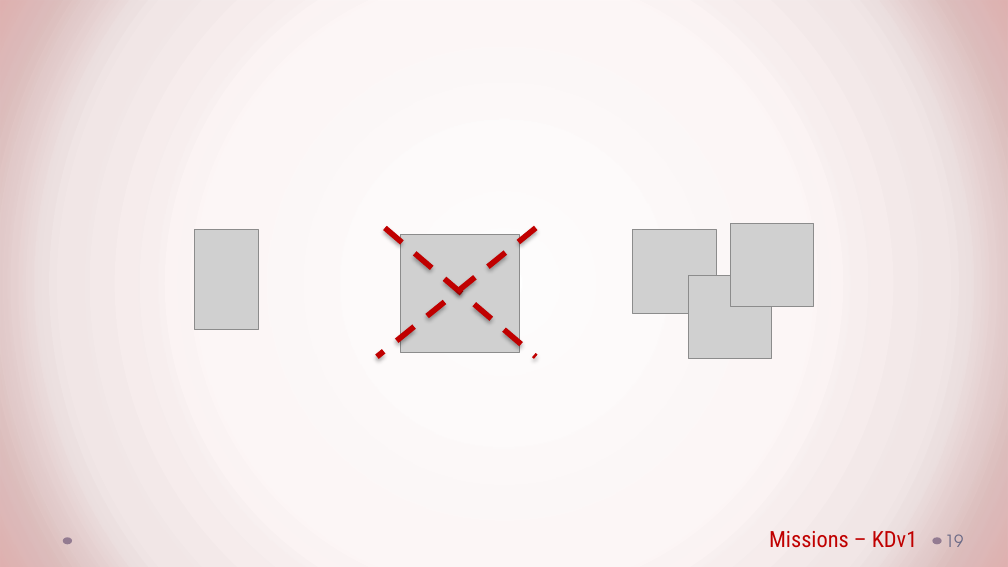
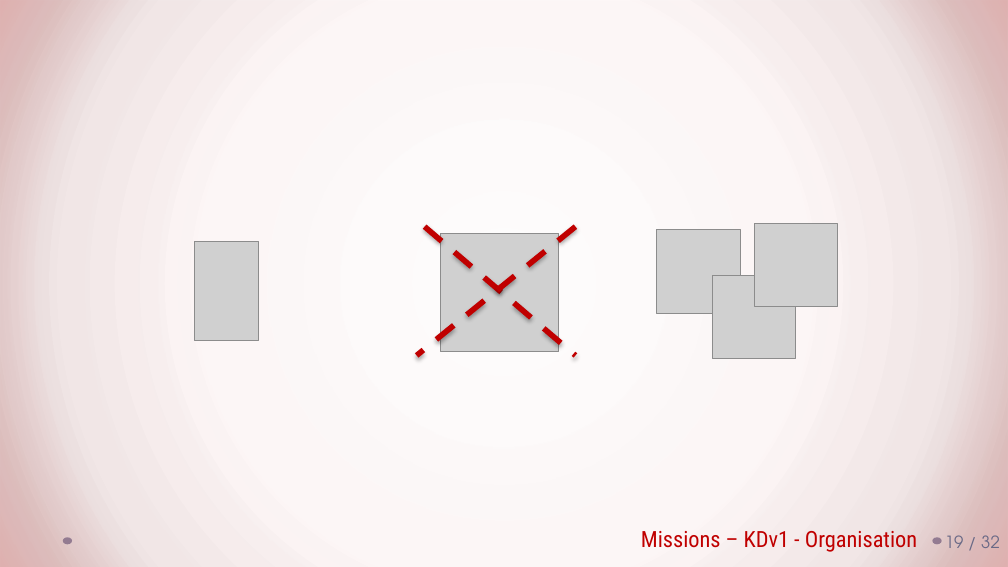
Before and after one commit to Mekiis/LP, a slide deck: slide 20 of BreakFirst - Rapport.pptx (slide 19 before the commit). Drawn at 1008x567 pixels with LibreOffice and Linux fonts; fonts in the diff are those of the drawing; grey boxes stand for pictures; background and template pictures are left out. Boxes give left, top, right and bottom in pixels: in the first picture for what was removed or moved away, otherwise in the second. Text is boxed around its words. In the diff, an @@ line names an element or a change of style, - is before the commit and + after.

```diff
--- a/BreakFirst - Rapport.pptx
+++ b/BreakFirst - Rapport.pptx
@@ 2 lines, 1 picture: place and size @@
-2 lines, 1 picture at (377, 228, 535, 357)
+2 lines, 1 picture at (416, 227, 576, 356)
@@ 3 pictures: place and size @@
-3 pictures at (633, 224, 813, 359)
+3 pictures at (657, 224, 838, 359)
@@ picture: place and size @@
-picture at (195, 230, 259, 330)
+picture at (195, 241, 259, 341)
@@ text at (641, 531, 917, 552): text changed @@
-Missions – KDv1
+Missions – KDv1 - Organisation
@@ page number at (945, 535, 1000, 548): text changed @@
-19
+19 / 32
```
Also in this commit, not shown: 20 other slides changed, 13 slides added, 7 slides removed.
